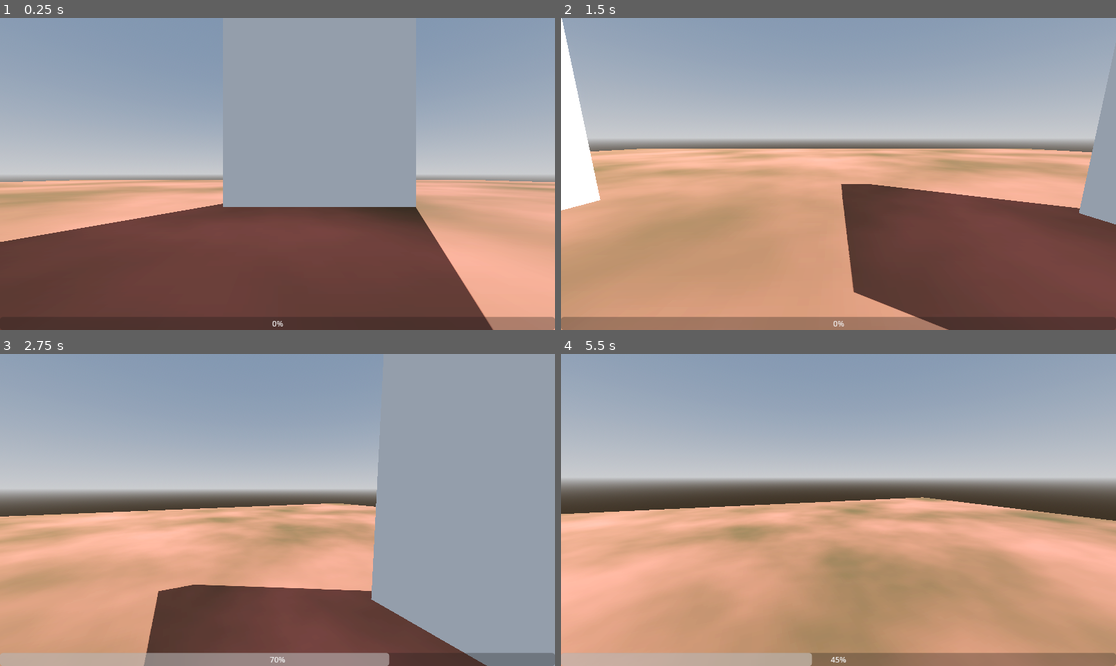
Above: before the commit, frames 1-4 (two rows, left to right).
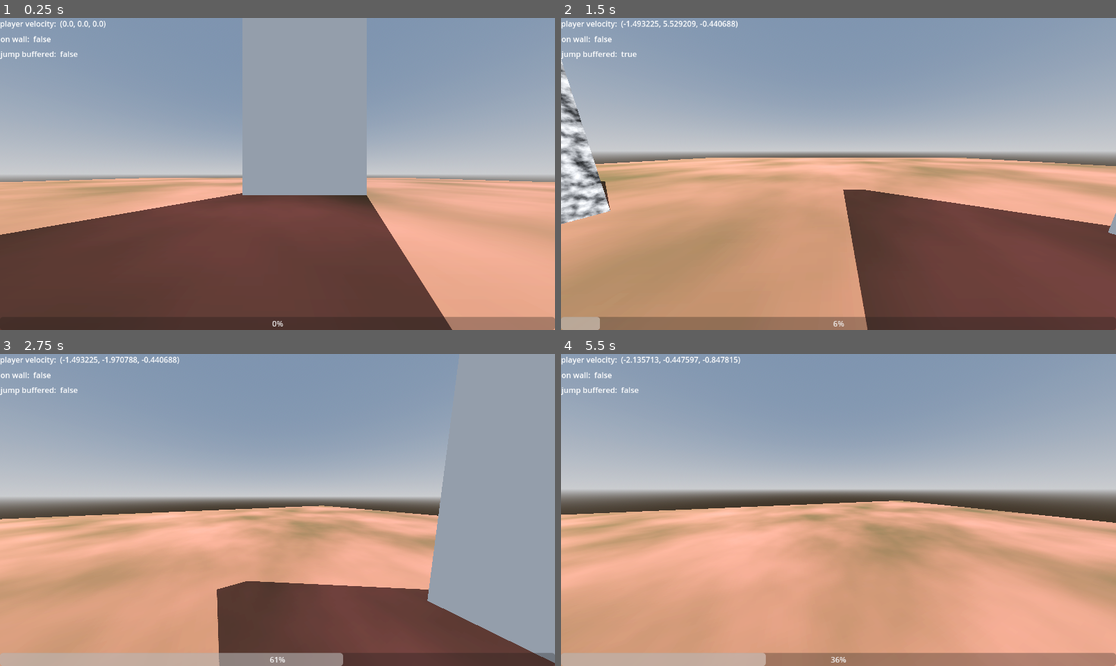
Above: after the commit, the same moments.

Repository: frederikhoheisel/pogotohell
Game: Godot game, scene res://level/test.tscn
Same seed, same stepped clock (60 frames per second), same inputs: the game is played once before the commit and once after it.
Inputs (mouse positions are in pixels of both pictures, inside the frame that each line leads up to):
- Up to frame 1 (0.25 s): no input
- Up to frame 2 (1.5 s): tap Enter at 0.5 s; move the mouse to (960, 158) at 0.52 s; hold D (right) 0.53-1.28 s; hold Space (jump) 0.53-1.28 s; click (960, 158) at 0.67 s; move the mouse to (810, 174) at 1.27 s; hold W (forward) from 1.28 s (still down); tap Space (jump) at 1.35 s
- Up to frame 3 (2.75 s): keep holding W (forward); tap Space (jump) at 1.52, 1.82 s; move the mouse to (288, 503) at 2.02 s; hold Space (jump) from 2.03 s (still down)
- Up to frame 4 (5.5 s): keep holding W (forward); move the mouse to (832, 516) at 2.77 s; release Space (jump) at 2.78 s; tap Space (jump) at 2.85, 3.02, 3.32, 4.35, 4.52, 4.82 s; move the mouse to (877, 513) at 3.52 s; hold Space (jump) 3.53-4.28 s; move the mouse to (794, 506) at 4.27 s; move the mouse to (844, 510) at 5.02 s; hold Space (jump) from 5.03 s (still down)

The runs differ from the first frame. In frame 1, 8.7% of the frame differs, in the area x 0-100%, y 0-100%; in frame 2, 15%; in frame 3, 17%; in frame 4, 32%.

Commit message:
diverse character controller improvements

Diff:
--- a/pogo-to-hell/entities/player/player.gd
+++ b/pogo-to-hell/entities/player/player.gd
@@ -7,32 +7,46 @@
 
 var look_sensitivity: float = 0.005
 
-var ground_speed: float = 7.0
+var ground_speed: float = 3.0
 var ground_accel: float = 14.0
 var ground_decel: float = 10.0
 var ground_friction: float = 3.0
 
 var air_accel: float = 800.0
 var air_move_speed: float = 500.0
+var air_speed_cap: float = 1.5
 
 var wall_normal: Vector3 = Vector3.ZERO
-var on_floor: bool = false
+var wall_pos: Vector3 = Vector3.ZERO
+var max_wall_dist: float = 0.5
 var on_wall: bool = false
+var wall_tween: Tween
+
 var jump_strength: float = 0.0
+var jump_cooldown: float = 0.5 # damit man nicht an Wänden kleben bleibt nachdem man gesprungen ist
+var time_since_last_jump: float = 0.0
+var jump_buffered: bool = false
+var jump_buffer_time: float = 0.2
+var jump_buffer_timer: float = 0.0
 
 var wish_dir: Vector3 = Vector3.ZERO
-var cam_aligned_wish_dir: Vector3 = Vector3.ZERO
 
 
 @onready var head: Node3D = $Head
+@onready var pogo: Node3D = $pogo
 
 
 func _handle_jump(delta: float) -> void:
+	time_since_last_jump += delta
 	if Input.is_action_pressed("jump"):
 		jump_strength += delta
 		jump_strength = clamp(jump_strength, 0.0, 1.0)
 
 	if Input.is_action_just_released("jump"):
+		jump_buffered = true
+		jump_buffer_timer = 0.0
+
+	if jump_buffered:
 		if is_on_floor() or on_wall:
 			self.velocity = Vector3(
 					self.velocity.x + wall_normal.x * JUMP_VELOCITY,
@@ -42,7 +56,15 @@
 
 			on_wall = false
 			wall_normal = Vector3.ZERO
-		jump_strength = 0.0
+			jump_buffered = false
+			jump_strength = 0.0
+			time_since_last_jump = 0.0
+
+		if jump_buffer_timer > jump_buffer_time:
+			jump_buffered = false
+			jump_strength = 0.0
+
+		jump_buffer_timer += delta
 
 
 func _handle_ground_physics(delta) -> void:
@@ -64,8 +86,10 @@
 
 
 func _handle_air_physics(delta: float) -> void:
+	velocity += get_gravity() * delta
+
 	var cur_speed_in_wish_dir: float = self.velocity.dot(wish_dir)
-	var capped_speed: float = min((air_move_speed * wish_dir).length(), 0.85)
+	var capped_speed: float = min((air_move_speed * wish_dir).length(), air_speed_cap)
 	var add_speed_till_cap: float = capped_speed - cur_speed_in_wish_dir
 
 	if add_speed_till_cap > 0.0:
@@ -73,9 +97,41 @@
 		accel_speed = min(accel_speed, add_speed_till_cap)
 		self.velocity += accel_speed * wish_dir
 
+	if on_wall and time_since_last_jump > jump_cooldown:
+		# damit man an Wänden nicht ungehindert in eine Richtung slidet
+		self.velocity.x = move_toward(self.velocity.x, 0.0, delta)
+		self.velocity.z = move_toward(self.velocity.z, 0.0, delta)
+
+		# ich habe nicht den blassesten Schimmer warum das nicht mit Vector clamp funktioniert :(
+		#self.velocity.clamp(
+		#		Vector3(jump_strength - 1.0, jump_strength - 1.0, jump_strength - 1.0),
+		#		Vector3(1.0 - jump_strength, 1.0 - jump_strength, 1.0 - jump_strength)
+		#)
+
+		self.velocity.x = clampf(self.velocity.x, jump_strength - 1.0, 1.0 - jump_strength)
+		self.velocity.y = clampf(self.velocity.y, jump_strength - 1.0, 1.0 - jump_strength)
+		self.velocity.z = clampf(self.velocity.z, jump_strength - 1.0, 1.0 - jump_strength)
+
 	if is_on_wall():
 		on_wall = true
-		wall_normal = get_wall_normal()
+		wall_normal = get_wall_normal().normalized() # normalized just in case idk
+		wall_pos = self.global_position
+
+
+func _rotate_head_and_pogo(delta: float) -> void:
+	if on_wall:
+		# rotate head and pogo
+		head.rotation.z = move_toward(head.rotation.z, (PI / 8.0) * (self.transform.basis * Vector3.LEFT).dot(wall_normal), delta * 3.0)
+		pogo.global_rotation = Vector3((PI / 8.0) * Vector3.BACK.dot(wall_normal), 0.0, (PI / 8.0) * Vector3.LEFT.dot(wall_normal))
+
+		#pogo.global_rotation.z = move_toward(pogo.global_rotation.z, (PI / 8.0) * Vector3.LEFT.dot(wall_normal), delta * 3.0)
+		#pogo.global_rotation.x = move_toward(pogo.global_rotation.x, (PI / 8.0) * Vector3.BACK.dot(wall_normal), delta * 3.0)
+	else:
+		# derotate head and pogo
+		head.rotation.z = move_toward(head.rotation.z, 0.0, delta)
+		pogo.global_rotation.z = move_toward(pogo.global_rotation.z, 0.0, delta)
+		pogo.global_rotation.x = move_toward(pogo.global_rotation.x, 0.0, delta)
+		pogo.rotation.y = 0.0
 
 
 func _unhandled_input(event: InputEvent) -> void:
@@ -95,27 +151,23 @@
 
 
 func _physics_process(delta: float) -> void:
-	# Add the gravity.
-	if on_wall:
-		velocity = clamp(velocity, Vector3(jump_strength - 1.0, jump_strength - 1.0, jump_strength - 1.0),
-			Vector3(1.0 - jump_strength, 1.0 - jump_strength, 1.0 - jump_strength))
-		#velocity.y = clamp(velocity.y, -1.0, 0.1)
-		head.rotation.z = wall_normal.dot(%Camera3D.transform.basis * Vector3.FORWARD) * 0.1
-		velocity += get_gravity() * delta * (1.0 - jump_strength)
-	elif not is_on_floor():
-		head.rotation.z = 0.0
-		velocity += get_gravity() * delta
-	else:
-		head.rotation.z = 0.0
-
 	# Handle jump and wall jump (je aufgeladener der Sprung ist, desto mehr klingy ist man an der wand)
 	_handle_jump(delta)
+
+	_rotate_head_and_pogo(delta)
+
+	# move down camera when charging jump
+	%Camera3D.position.y = -jump_strength * 0.2
+
+	# turn pogo red
+	$pogo/MeshInstance3D.mesh.material.albedo_color = Color(1.0, 1.0 - jump_strength, 1.0 - jump_strength)
 
 	# Get the input direction and handle the movement/deceleration.
 	var input_dir: Vector2 = Input.get_vector("left", "right", "forward", "backward").normalized()
 	wish_dir = (transform.basis * Vector3(input_dir.x, 0, input_dir.y))
 
-	if wish_dir:
+	# not on wall anymore
+	if on_wall and abs((self.global_position - wall_pos).dot(wall_normal)) > max_wall_dist or is_on_floor():
 		on_wall = false
 		wall_normal = Vector3.ZERO
 
--- a/pogo-to-hell/entities/player/player.tscn
+++ b/pogo-to-hell/entities/player/player.tscn
@@ -1,24 +1,48 @@
-[gd_scene load_steps=4 format=3 uid="uid://cp0aw825yr8om"]
+[gd_scene load_steps=7 format=3 uid="uid://cp0aw825yr8om"]
 
 [ext_resource type="Script" uid="uid://olsf6f01iad6" path="res://entities/player/player.gd" id="1_symyc"]
 
-[sub_resource type="CapsuleShape3D" id="CapsuleShape3D_sfv1e"]
+[sub_resource type="CylinderShape3D" id="CylinderShape3D_symyc"]
 
-[sub_resource type="CapsuleMesh" id="CapsuleMesh_symyc"]
+[sub_resource type="Gradient" id="Gradient_symyc"]
+offsets = PackedFloat32Array(0, 0.5, 1)
+colors = PackedColorArray(0.4745098, 0.2784314, 0.4745098, 1, 0, 0, 1, 1, 0.4745098, 0.2784314, 0.4745098, 1)
+metadata/_snap_enabled = true
+
+[sub_resource type="GradientTexture1D" id="GradientTexture1D_abrql"]
+gradient = SubResource("Gradient_symyc")
+width = 8
+
+[sub_resource type="StandardMaterial3D" id="StandardMaterial3D_sglur"]
+diffuse_mode = 3
+specular_mode = 1
+albedo_texture = SubResource("GradientTexture1D_abrql")
+texture_filter = 0
+
+[sub_resource type="CylinderMesh" id="CylinderMesh_symyc"]
+material = SubResource("StandardMaterial3D_sglur")
+top_radius = 0.05
+bottom_radius = 0.05
+height = 1.4
 
 [node name="Player" type="CharacterBody3D"]
 script = ExtResource("1_symyc")
 
 [node name="CollisionShape3D" type="CollisionShape3D" parent="."]
 transform = Transform3D(1, 0, 0, 0, 1, 0, 0, 0, 1, 0, 1, 0)
-shape = SubResource("CapsuleShape3D_sfv1e")
-
-[node name="MeshInstance3D" type="MeshInstance3D" parent="."]
-transform = Transform3D(1, 0, 0, 0, 1, 0, 0, 0, 1, 0, 1, 0)
-mesh = SubResource("CapsuleMesh_symyc")
+shape = SubResource("CylinderShape3D_symyc")
 
 [node name="Head" type="Node3D" parent="."]
 transform = Transform3D(1, 0, 0, 0, 1, 0, 0, 0, 1, 0, 1.5, 0)
 
 [node name="Camera3D" type="Camera3D" parent="Head"]
 unique_name_in_owner = true
+fov = 100.0
+
+[node name="pogo" type="Node3D" parent="."]
+transform = Transform3D(1, 0, 0, 0, 1, 0, 0, 0, 1, 0, 1, 0)
+
+[node name="MeshInstance3D" type="MeshInstance3D" parent="pogo"]
+transform = Transform3D(1, 0, 0, 0, 1, 0, 0, 0, 1, 0, -0.5, 0)
+mesh = SubResource("CylinderMesh_symyc")
+skeleton = NodePath("../..")
--- a/pogo-to-hell/level/test.tscn
+++ b/pogo-to-hell/level/test.tscn
@@ -37,7 +37,17 @@
 
 [sub_resource type="StandardMaterial3D" id="StandardMaterial3D_dlp0f"]
 
+[sub_resource type="FastNoiseLite" id="FastNoiseLite_8abgs"]
+
+[sub_resource type="NoiseTexture2D" id="NoiseTexture2D_sywkh"]
+noise = SubResource("FastNoiseLite_8abgs")
+seamless = true
+
 [sub_resource type="StandardMaterial3D" id="StandardMaterial3D_8abgs"]
+albedo_texture = SubResource("NoiseTexture2D_sywkh")
+uv1_scale = Vector3(0.395, 0.395, 0.395)
+uv1_triplanar = true
+texture_filter = 0
 
 [node name="Test" type="Node3D"]
 
@@ -47,6 +57,7 @@
 [node name="DirectionalLight3D" type="DirectionalLight3D" parent="."]
 transform = Transform3D(-0.8660254, -0.43301278, 0.25, 0, 0.49999997, 0.86602545, -0.50000006, 0.75, -0.43301266, 0, 0, 0)
 shadow_enabled = true
+shadow_blur = 0.0
 
 [node name="Player" parent="." instance=ExtResource("1_dlp0f")]
 
--- a/pogo-to-hell/project.godot
+++ b/pogo-to-hell/project.godot
@@ -53,3 +53,4 @@
 rendering_device/driver="d3d12"
 rendering_device/driver.windows="d3d12"
 rendering_device/fallback_to_vulkan=false
+lights_and_shadows/directional_shadow/size=16384
--- a/pogo-to-hell/ui/hud.gd
+++ b/pogo-to-hell/ui/hud.gd
@@ -5,7 +5,13 @@
 
 
 @onready var progress_bar: ProgressBar = $ProgressBar
+@onready var debug_label_1: Label = $DebugLabel1
+@onready var debug_label_2: Label = $DebugLabel2
+@onready var debug_label_3: Label = $DebugLabel3
 
 
 func _process(_delta: float) -> void:
 	progress_bar.value = player.jump_strength * 100.0
+	debug_label_1.text = "player velocity:  " + str(player.velocity)
+	debug_label_2.text = "on wall:  " + str(player.on_wall)
+	debug_label_3.text = "jump buffered:  " + str(player.jump_buffered)
--- a/pogo-to-hell/ui/hud.tscn
+++ b/pogo-to-hell/ui/hud.tscn
@@ -13,3 +13,19 @@
 offset_top = -27.0
 grow_horizontal = 2
 grow_vertical = 0
+
+[node name="DebugLabel1" type="Label" parent="."]
+offset_right = 40.0
+offset_bottom = 23.0
+
+[node name="DebugLabel2" type="Label" parent="."]
+offset_left = 1.0
+offset_top = 32.0
+offset_right = 41.0
+offset_bottom = 55.0
+
+[node name="DebugLabel3" type="Label" parent="."]
+offset_left = 1.0
+offset_top = 63.0
+offset_right = 41.0
+offset_bottom = 86.0
Not shown: 1 places in pogo-to-hell/level/test.tscn that only renumber resources
